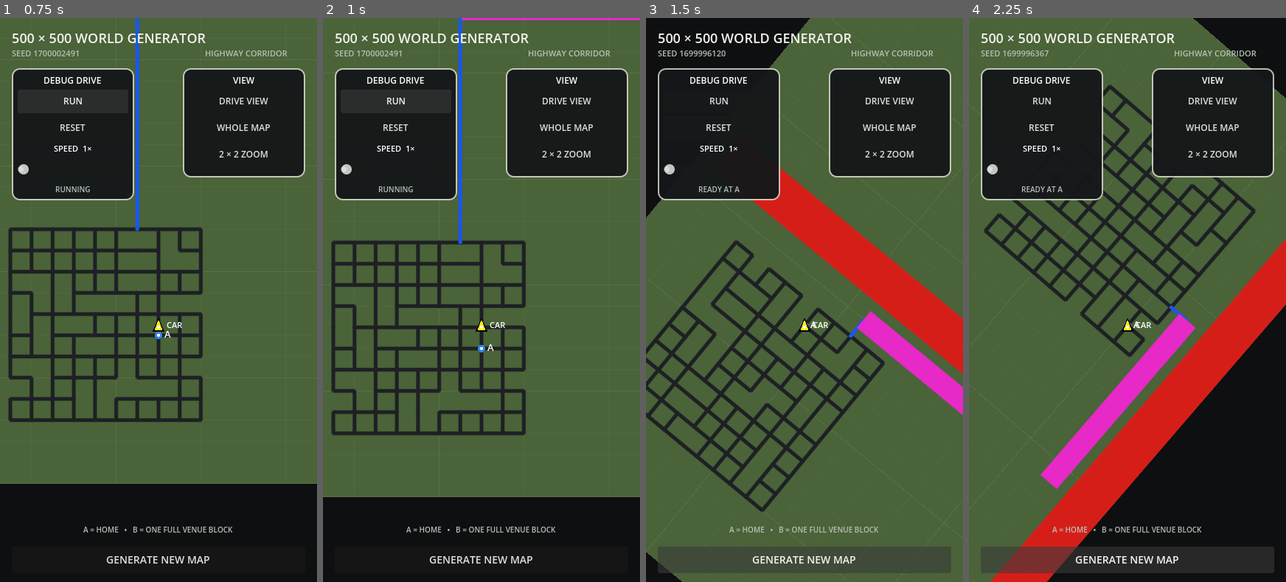
Above: before the commit, frames 1-4 (left to right).
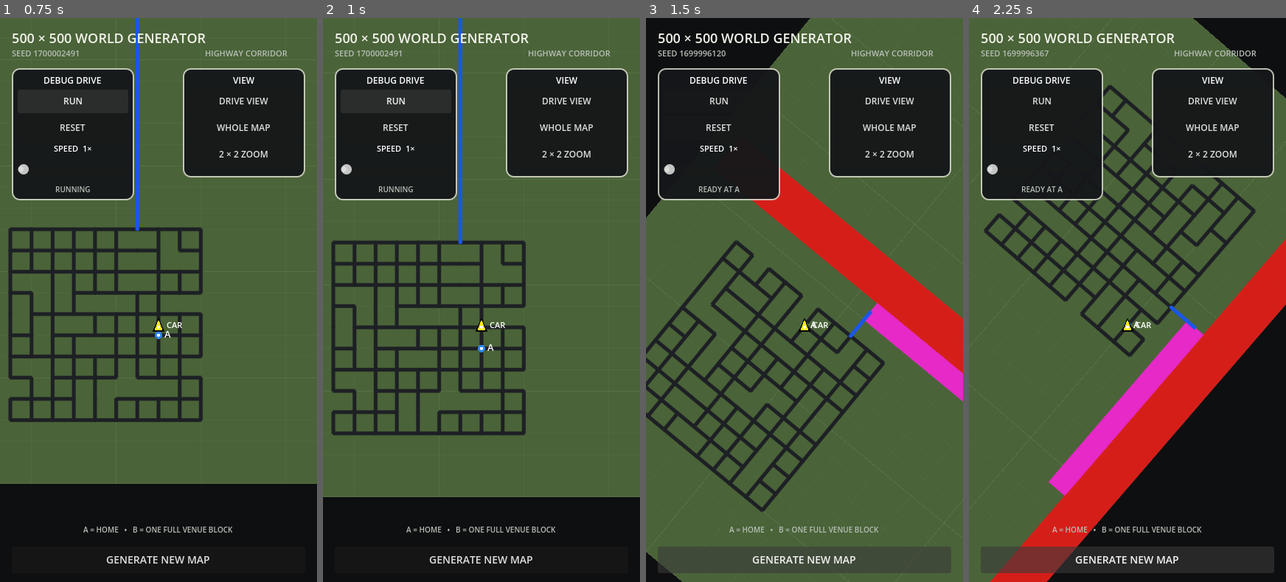
Above: after the commit, the same moments.

Repository: patrickcallahancomedy/comedian
Game: Godot game, scene res://scenes/drive/grid_world_prototype.tscn
Two runs of this game, one before a commit and one after it. Both use one fixed random seed, a clock stepped at 60 frames per second and the inputs below. This scene is started directly instead of the project's main scene.
Inputs:
- Up to frame 1 (0.75 s): click "RUN" at 0.5 s
- Up to frame 2 (1 s): no input
- Up to frame 3 (1.5 s): click "GENERATE NEW MAP" at 1.25 s
- Up to frame 4 (2.25 s): click "GENERATE NEW MAP" at 2 s

Frame 1 is identical in both runs. In frame 2, 0.2% of the frame differs, in the area x 43-100%, y 0-1%; in frame 3, 1.6%; in frame 4, 2.7%, in the area x 22-75%, y 52-85%.

Commit message:
Move ramps inward and tag on ramp

Diff:
--- a/godot/scripts/drive/grid_world_generator.gd
+++ b/godot/scripts/drive/grid_world_generator.gd
@@ -44,7 +44,7 @@
 const HIGHWAY_CLEARANCE := 30
 const HIGHWAY_LANE_SPACING := 10
 const HIGHWAY_LANE_CENTER_OFFSET := 5
-const RAMP_STANDOFF := 20
+const RAMP_STANDOFF := 15
 const RAMP_RUN := 100
 
 const WORLD_MARGIN := 20
@@ -62,6 +62,7 @@
 var connector_nodes: Array = []
 var highway_nodes: Array = []
 var auxiliary_merge_nodes: Array = []
+var on_ramp_edges: Dictionary = {}
 
 var neighborhood_rect := Rect2i()
 var city_rect := Rect2i()
@@ -94,6 +95,7 @@
 	connector_nodes.clear()
 	highway_nodes.clear()
 	auxiliary_merge_nodes.clear()
+	on_ramp_edges.clear()
 
 	home_node = -1
 	venue_access_node = -1
@@ -779,12 +781,10 @@
 		merge = Vector2i(highway_x, lane_highway_end.y)
 
 	merge = _clamp_to_world(_snap_point(merge, CONNECTOR_STEP))
-	lane_highway_end = _clamp_to_world(
-		_snap_point(lane_highway_end, CONNECTOR_STEP)
-	)
-	lane_connector_end = _clamp_to_world(
-		_snap_point(lane_connector_end, CONNECTOR_STEP)
-	)
+	# Keep the 15-unit ramp centerline exact so its 10-unit width touches the
+	# outer 10-unit highway lane instead of snapping back out to 20.
+	lane_highway_end = _clamp_to_world(lane_highway_end)
+	lane_connector_end = _clamp_to_world(lane_connector_end)
 
 	# Pink may never occupy either local-road footprint. If the first
 	# placement conflicts, slide the whole auxiliary lane along the highway
@@ -817,6 +817,7 @@
 		"lane_merge": lane_merge,
 		"lane_highway_end": lane_highway_end,
 		"connector_target": lane_connector_end,
+		"is_on_ramp": is_on_ramp,
 	}
 
 
@@ -922,6 +923,8 @@
 		CONNECTOR_STEP,
 		false
 	)
+	if bool(access["is_on_ramp"]):
+		_mark_on_ramp_edges(connector_end, highway_end)
 	# Pink first enters the adjacent outer red lane. The second hidden link
 	# preserves the existing single-spine highway routing graph.
 	_add_logical_link(highway_end, lane_merge)
@@ -930,6 +933,31 @@
 	var lane_merge_id := _node_at(lane_merge)
 	if lane_merge_id >= 0 and not auxiliary_merge_nodes.has(lane_merge_id):
 		auxiliary_merge_nodes.append(lane_merge_id)
+
+
+
+func _mark_on_ramp_edges(start: Vector2i, finish: Vector2i) -> void:
+	var current := start
+	while current != finish:
+		var next := current
+		if current.x != finish.x:
+			var remaining_x := finish.x - current.x
+			var move_x := mini(CONNECTOR_STEP, abs(remaining_x))
+			next.x += move_x if remaining_x > 0 else -move_x
+		else:
+			var remaining_y := finish.y - current.y
+			var move_y := mini(CONNECTOR_STEP, abs(remaining_y))
+			next.y += move_y if remaining_y > 0 else -move_y
+
+		var a := _node_at(current)
+		var b := _node_at(next)
+		if a >= 0 and b >= 0:
+			on_ramp_edges[_edge_key(a, b)] = true
+		current = next
+
+
+func is_on_ramp_edge(a: int, b: int) -> bool:
+	return on_ramp_edges.has(_edge_key(a, b))
 
 
 func _add_logical_link(start: Vector2i, finish: Vector2i) -> void:
